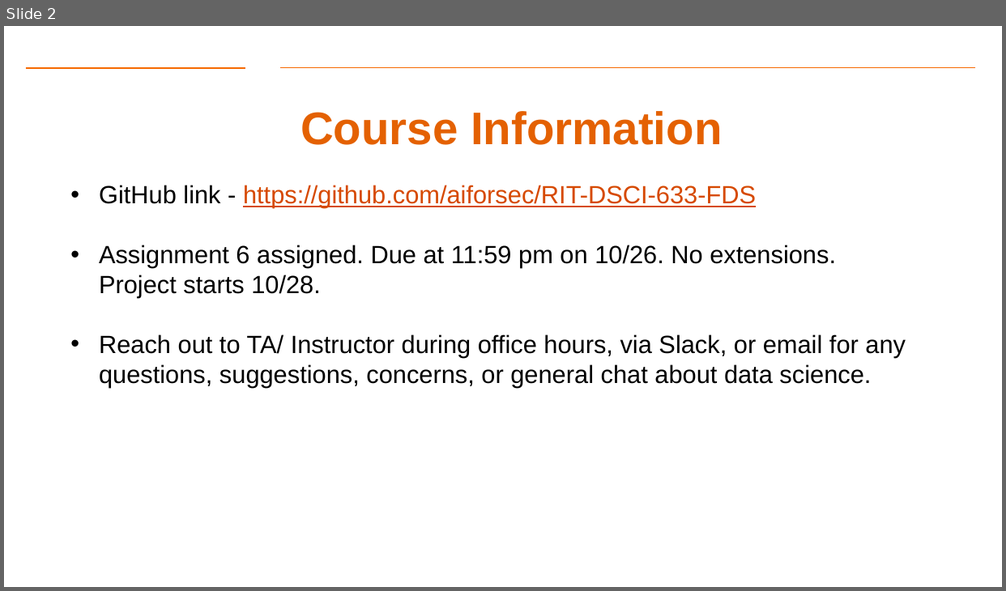
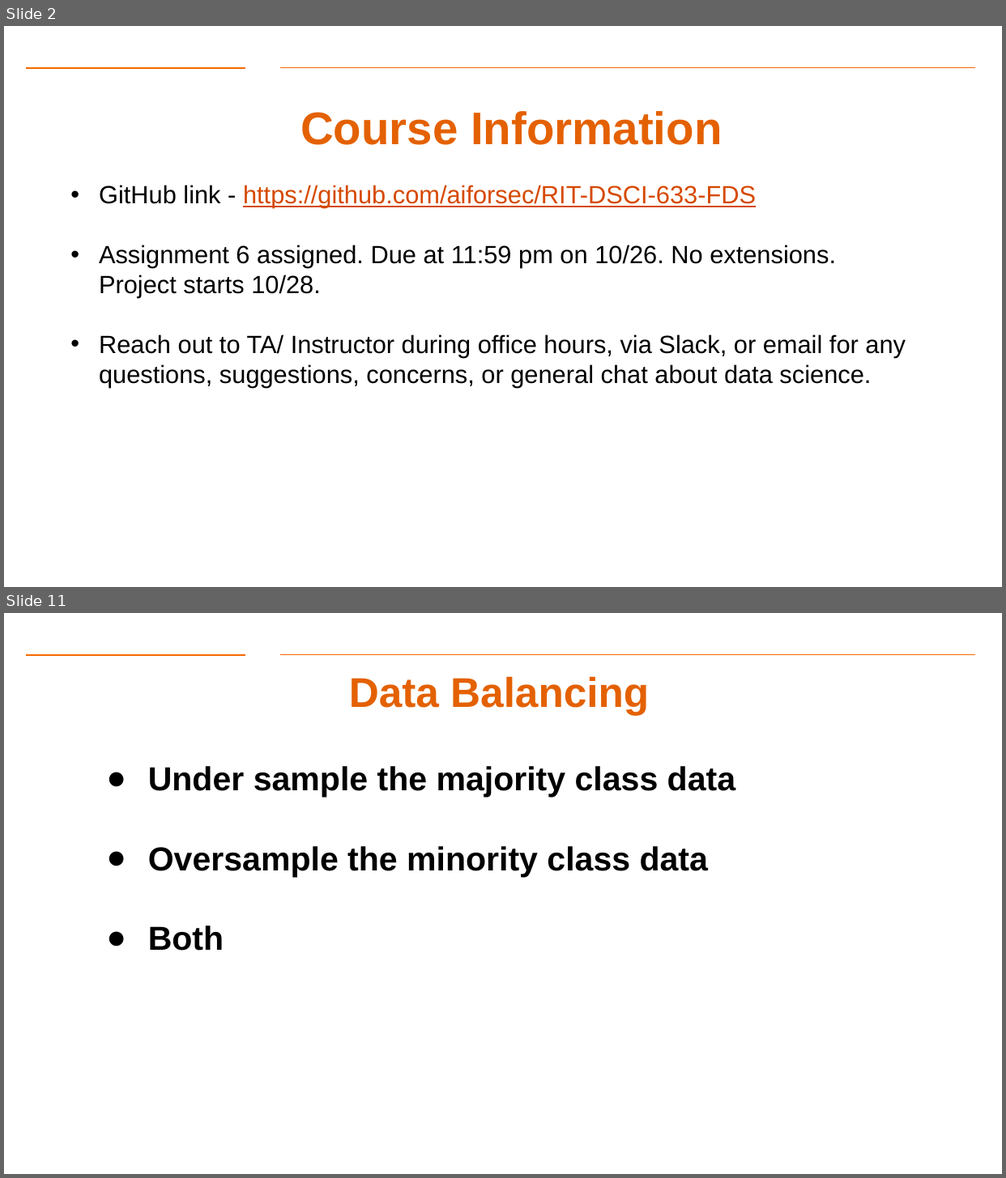
Before and after one commit to Dre1896/RIT-DSCI-633-FDS, a slide deck: Syllabus/Lecture16/Lec16.pptx. Shown one above the other, each under a label of ours: slide 2 before the commit, slides 2 and 11 after it; the slides between them are not shown. The pictures are 1006x591 and 1006x1178 pixels, drawn with LibreOffice and Linux fonts; fonts in the diff are those of the drawing; background and template pictures are left out. Boxes give left, top, right and bottom in pixels: in the first picture for what was removed or moved away, otherwise in the second. Text is boxed around its words. In the diff, an @@ line names an element or a change of style, - is before the commit and + after.

```diff
--- a/Syllabus/Lecture16/Lec16.pptx
+++ b/Syllabus/Lecture16/Lec16.pptx
@@ slide 11 added at [4,613,1002,1174], background #FFFFFF; not listed: 2 template elements that a slide beside it also shows @@
@@ title added at [349,676,649,715], 40 pt, text #E46102, bold @@
+Data Balancing
@@ text added at [148,766,735,951], 32 pt, text #000000, bold @@
+● Under sample the majority class data
+● Oversample the minority class data
+● Both
```
Also in this commit, not shown: 1 slide changed, 15 other slides added, 36 slides removed, 2 other files.
